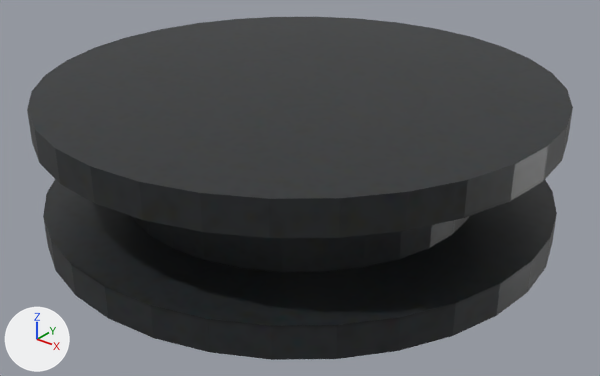
The OBJ model src/main/resources/assets/trucc/models/block/wheel.obj, before and after one commit.
Camera for both pictures: a 50 mm camera at (0.832, -1.039, 0.567) aimed at (0.019, -0.024, -0.063). The lights are fixed; the arrows at lower left show +X, +Y and +Z. Where no turn or scale is listed for an object, it has been applied to the vertices.

The scene before the commit, as lines of its bpy script (objects in view):
```python
mat_material = principled_material('Material')
mat_material.texture = img_wheel_png
mat_material.roughness = 0.431
me_cylinder = bpy.data.meshes.new('Cylinder')
me_cylinder.from_pydata(...)  # 192 vertices, 380 faces; spans x -0.438..0.438, y -0.438..0.438, z -0.119..0.119
me_cylinder.materials.append(mat_material)  # picture img_wheel_png
ob_cylinder = bpy.data.objects.new('Cylinder', me_cylinder)
ob_cylinder.location = (0.0, 0.0, 0.0)
```
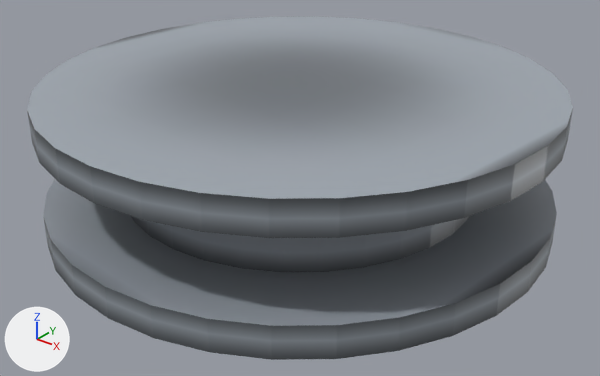
Where the change shows, as pixel boxes [x1, y1, x2, y2] in the pictures (600 x 376 px):
'Cylinder', surface changed
    both: [27, 17, 573, 360]

What the commit changed:
Picture 'wheel2.png' (img_wheel2_png) is new.
Material 'Material' (mat_material) changes its picture from img_wheel_png to img_wheel2_png.
me_cylinder has 192 vertices, 380 faces and spans x -0.438..0.438, y -0.438..0.438, z -0.119..0.119.
me_cylinder is used by ob_cylinder; location (0.0, 0.0, 0.0).
me_cylinder part 1: texture (UV) coordinates of 380 of 380 faces, centred in x -0.435..0.435, y -0.435..0.435, z -0.119..0.119, changed; they spanned u 0.0..1.0, v 0.0..1.0 and now span u 0.0..1.0, v 0.22..1.0.
